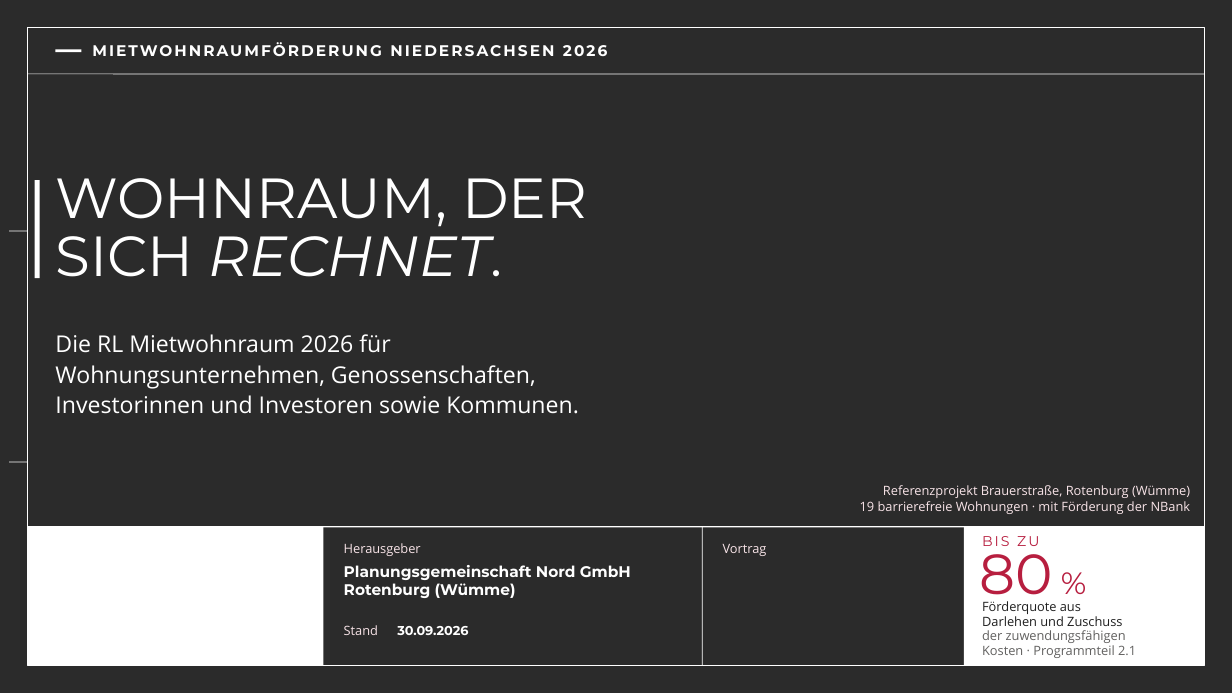
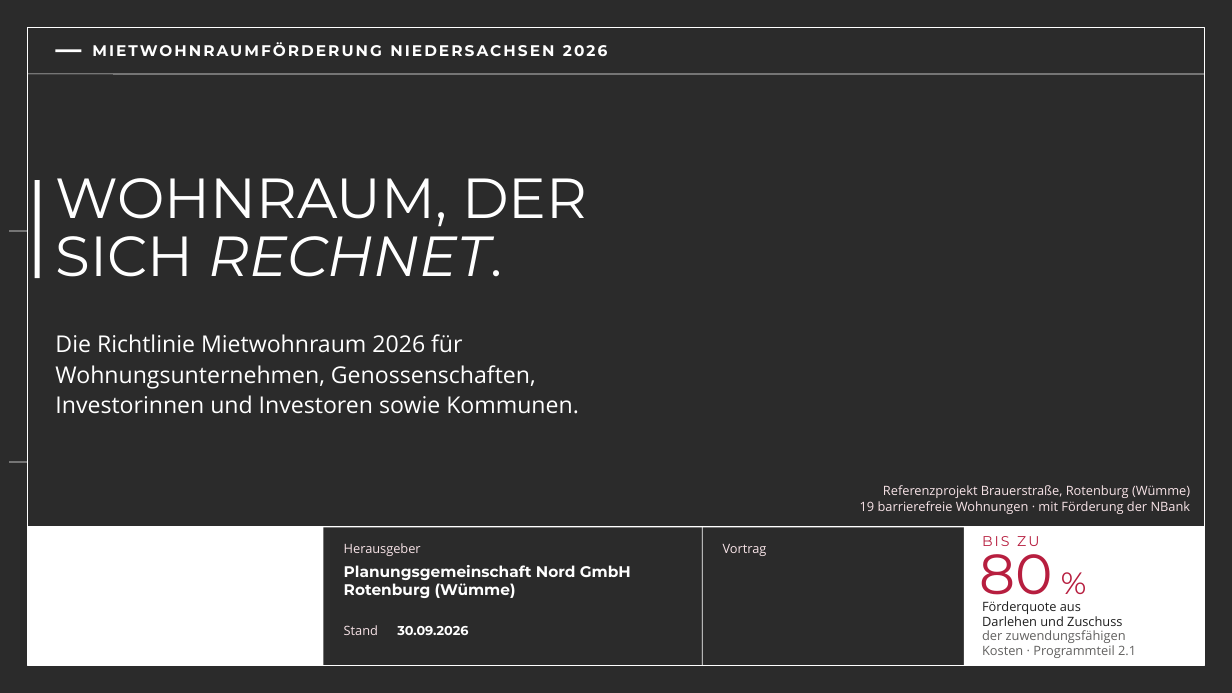
Before and after one commit to vgedaschko/NBank, a slide deck: slide 1 of praesentation/dist/PGN-Mietwohnraumfoerderung-Niedersachsen-2026-Vortrag.pptx. Drawn at 1232x693 pixels with LibreOffice and Linux fonts; fonts in the diff are those of the drawing; background and template pictures are left out; a plain dark background stands for a picture behind light text. Boxes give left, top, right and bottom in pixels: in the first picture for what was removed or moved away, otherwise in the second. Text is boxed around its words. In the diff, an @@ line names an element or a change of style, - is before the commit and + after.

```diff
--- a/praesentation/dist/PGN-Mietwohnraumfoerderung-Niedersachsen-2026-Vortrag.pptx
+++ b/praesentation/dist/PGN-Mietwohnraumfoerderung-Niedersachsen-2026-Vortrag.pptx
@@ text at (x1=55, y1=334, x2=579, y2=414): text changed @@
-Die RL Mietwohnraum 2026 für Wohnungsunternehmen, Genossenschaften, Investorinnen und Investoren sowie Kommunen.
+Die Richtlinie Mietwohnraum 2026 für Wohnungsunternehmen, Genossenschaften, Investorinnen und Investoren sowie Kommunen.
```
Also in this commit, not shown: 20 other slides changed, 25 other files.
